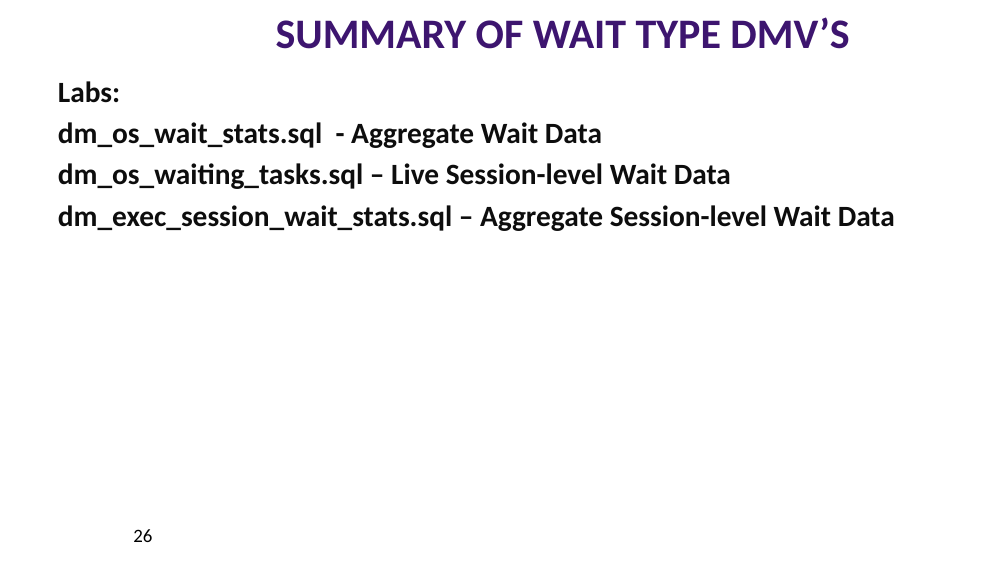
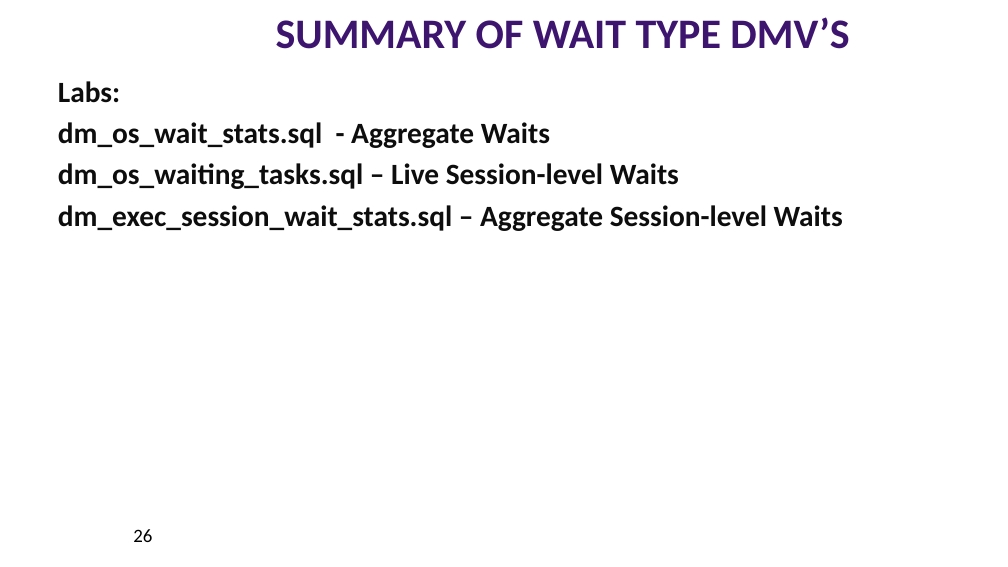
Before and after one commit to williamadba/Public-Presentations, a slide deck: slide 26 of SQLSat Pensacola 2019/DBA Best Practices with DMVs.pptx. Drawn at 1008x567 pixels with LibreOffice and Linux fonts; fonts in the diff are those of the drawing. Boxes give left, top, right and bottom in pixels: in the first picture for what was removed or moved away, otherwise in the second. Text is boxed around its words. In the diff, an @@ line names an element or a change of style, - is before the commit and + after.

```diff
--- a/SQLSat Pensacola 2019/DBA Best Practices with DMVs.pptx
+++ b/SQLSat Pensacola 2019/DBA Best Practices with DMVs.pptx
@@ text at (x1=58, y1=122, x2=843, y2=231): text changed @@
-dm_os_wait_stats.sql - Aggregate Wait Data
-dm_os_waiting_tasks.sql – Live Session-level Wait Data
-dm_exec_session_wait_stats.sql – Aggregate Session-level Wait Data
+dm_os_wait_stats.sql - Aggregate Waits
+dm_os_waiting_tasks.sql – Live Session-level Waits
+dm_exec_session_wait_stats.sql – Aggregate Session-level Waits
```
Also in this commit, not shown: 24 other slides changed, 2 slides added, 2 slides removed.
